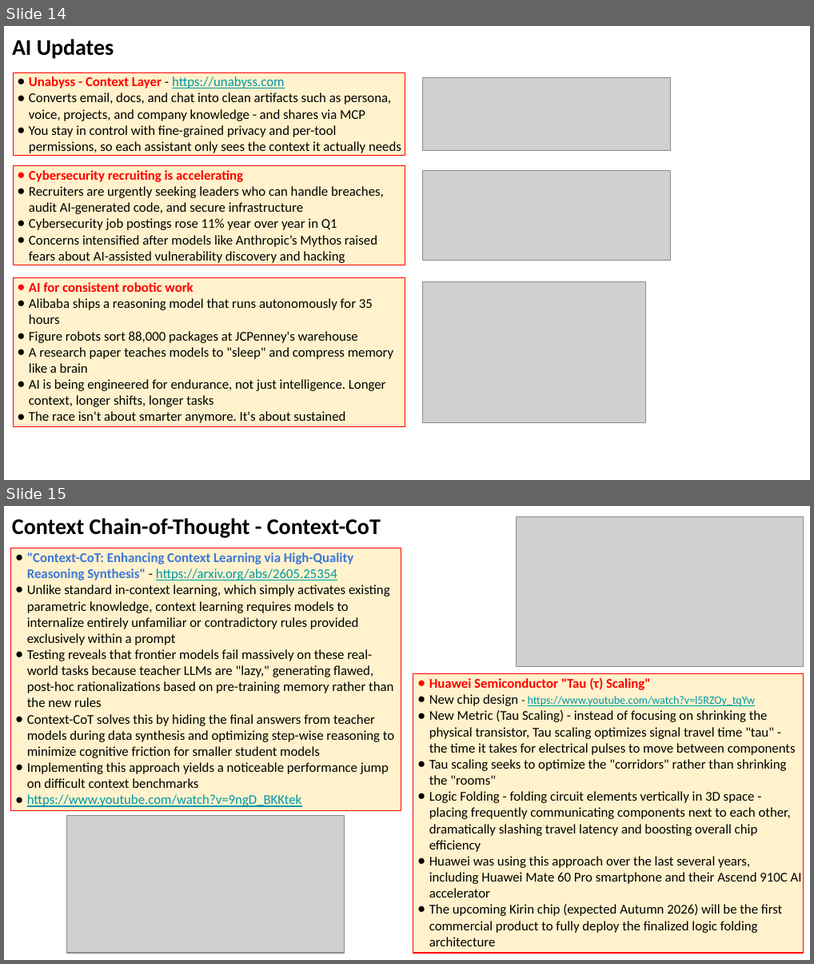
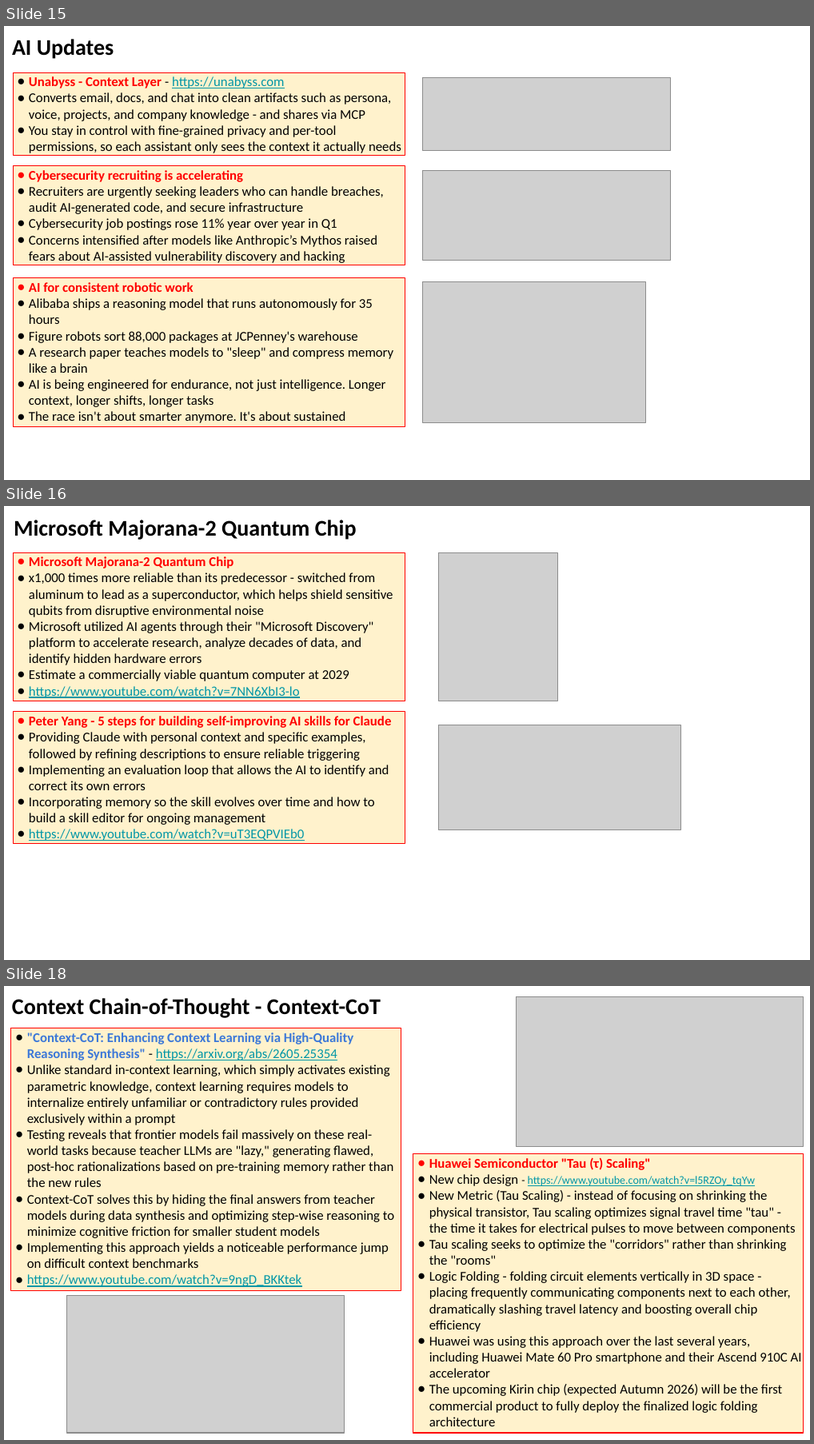
Before and after one commit to lselector/seminar, a slide deck: 2026/2026-06-05-AI-Updates.pptx. Shown one above the other, each under a label of ours: slides 14 and 15 before the commit, slides 15, 16 and 18 after it; the slides between them are not shown. The pictures are 814x964 and 814x1444 pixels, drawn with LibreOffice and Linux fonts; fonts in the diff are those of the drawing; grey boxes stand for pictures. Boxes give left, top, right and bottom in pixels: in the first picture for what was removed or moved away, otherwise in the second. Text is boxed around its words. In the diff, an @@ line names an element or a change of style, - is before the commit and + after.

```diff
--- a/2026/2026-06-05-AI-Updates.pptx
+++ b/2026/2026-06-05-AI-Updates.pptx
@@ slide 16 added at <box>4,506,810,960</box>, background #FFFFFF @@
@@ text added at <box>14,520,357,540</box>, 20 pt, text #000000, bold @@
+Microsoft Majorana-2 Quantum Chip
@@ rectangle added at <box>13,552,406,701</box>, fill #FFF2CC, outline #FF0000 0.75 pt, 12 pt, text #000000 @@
+● Microsoft Majorana-2 Quantum Chip
+● x1,000 times more reliable than its predecessor - switched from aluminum to lead as a superconductor, which helps shield sensitive qubits from disruptive environmental noise
+● Microsoft utilized AI agents through their "Microsoft Discovery" platform to accelerate research, analyze decades of data, and identify hidden hardware errors
+● Estimate a commercially viable quantum computer at 2029
+● https://www.youtube.com/watch?v=7NN6XbI3-lo
@@ picture added at <box>439,552,558,701</box> @@
@@ rectangle added at <box>13,712,406,844</box>, fill #FFF2CC, outline #FF0000 0.75 pt, 12 pt, text #000000 @@
+● Peter Yang - 5 steps for building self-improving AI skills for Claude
+● Providing Claude with personal context and specific examples, followed by refining descriptions to ensure reliable triggering
+● Implementing an evaluation loop that allows the AI to identify and correct its own errors
+● Incorporating memory so the skill evolves over time and how to build a skill editor for ongoing management
+● https://www.youtube.com/watch?v=uT3EQPVIEb0
@@ picture added at <box>439,725,682,830</box> @@
@@ what was slide 14 is now slide 15 @@
@@ what was slide 15 is now slide 18 @@
```
Also in this commit, not shown: 5 slides changed, 2 other slides added.
